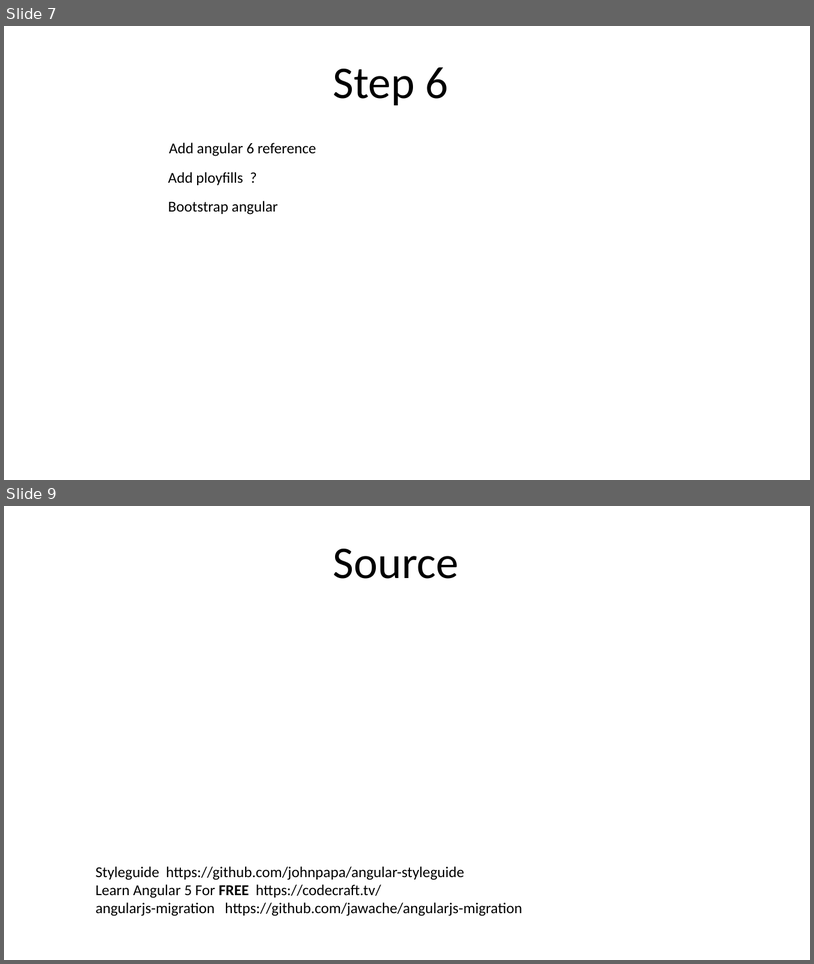
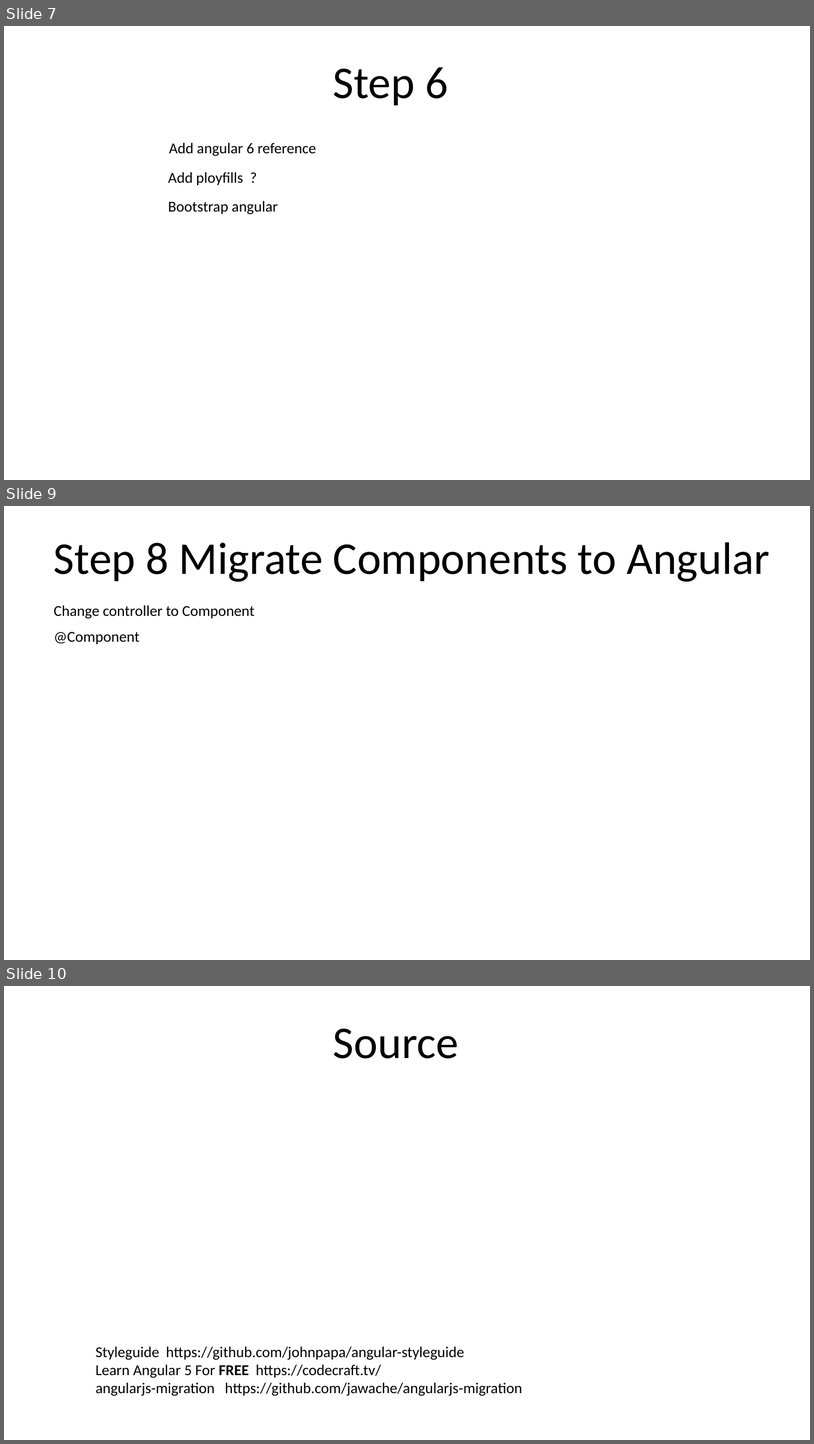
Before and after one commit to FredJiangFei/AngularDemo, a slide deck: Documents/upgrade angularjs.pptx. Shown one above the other, each under a label of ours: slides 7 and 9 before the commit, slides 7, 9 and 10 after it; the slides between them are not shown. The pictures are 814x964 and 814x1444 pixels, drawn with LibreOffice and Linux fonts; fonts in the diff are those of the drawing. Boxes give left, top, right and bottom in pixels: in the first picture for what was removed or moved away, otherwise in the second. Text is boxed around its words. In the diff, an @@ line names an element or a change of style, - is before the commit and + after.

Commit message:
migrate document

```diff
--- a/Documents/upgrade angularjs.pptx
+++ b/Documents/upgrade angularjs.pptx
@@ slide 9 added at <box>4,506,810,960</box>, background #FFFFFF @@
@@ text added at <box>54,542,770,582</box>, 54 pt, text #000000 @@
+Step 8 Migrate Components to Angular
@@ text added at <box>54,605,255,619</box>, 18 pt, text #000000 @@
+Change controller to Component
@@ text added at <box>54,631,140,644</box>, 18 pt, text #000000 @@
+@Component
@@ what was slide 9 is now slide 10 @@
```
Also in this commit, not shown: 1 slide changed.
